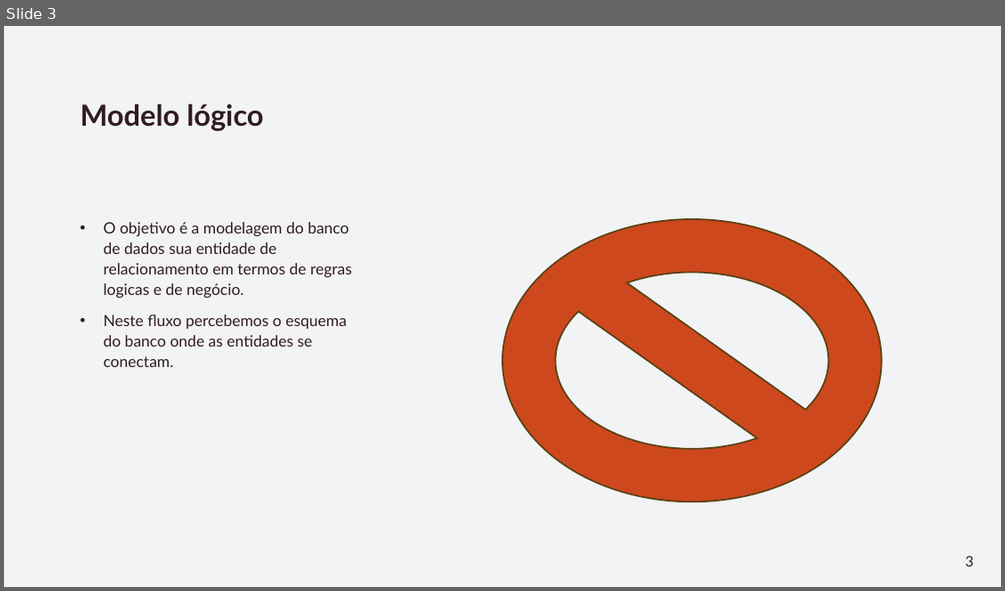
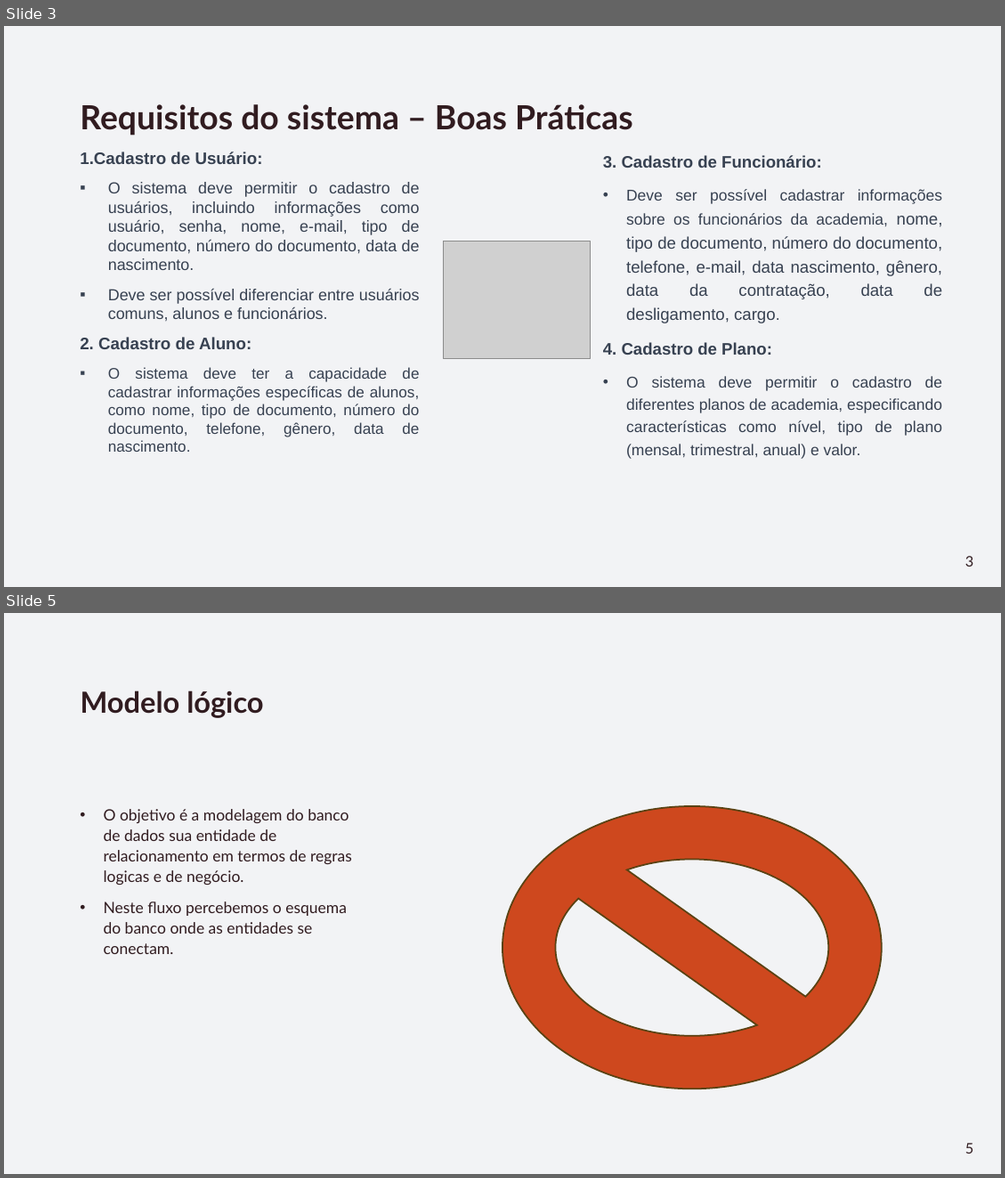
Before and after one commit to eder-ferreira/academia, a slide deck: Documentos/Apresentação -Gestão de Academia.pptx. Shown one above the other, each under a label of ours: slide 3 before the commit, slides 3 and 5 after it; the slides between them are not shown. The pictures are 1005x591 and 1005x1178 pixels, drawn with LibreOffice and Linux fonts; fonts in the diff are those of the drawing; grey boxes stand for pictures. Boxes give left, top, right and bottom in pixels: in the first picture for what was removed or moved away, otherwise in the second. Text is boxed around its words. In the diff, an @@ line names an element or a change of style, - is before the commit and + after.

Commit message:
- Atualização da Apresentação -Gestão de Academia.pptx

```diff
--- a/Documentos/Apresentação -Gestão de Academia.pptx
+++ b/Documentos/Apresentação -Gestão de Academia.pptx
@@ slide 3 added at (4, 26, 1001, 587), background #FFFFFF; not listed: 1 template element that a slide beside it also shows @@
@@ title added at (80, 104, 633, 135), 32 pt, text #311C20, bold @@
+Requisitos do sistema – Boas Práticas
@@ text added at (80, 151, 420, 451), 15.4 pt, text #374151 @@
+1. Cadastro de Usuário:
+▪ O sistema deve permitir o cadastro de usuários, incluindo informações como usuário, senha, nome, e-mail, tipo de documento, número do documento, data de nascimento.
+▪ Deve ser possível diferenciar entre usuários comuns, alunos e funcionários.
+2. Cadastro de Aluno:
+▪ O sistema deve ter a capacidade de cadastrar informações específicas de alunos, como nome, tipo de documento, número do documento, telefone, gênero, data de nascimento.
@@ text added at (603, 155, 943, 459), 15 pt, text #374151 @@
+3. Cadastro de Funcionário:
+• Deve ser possível cadastrar informações sobre os funcionários da academia, nome, tipo de documento, número do documento, telefone, e-mail, data nascimento, gênero, data da contratação, data de desligamento, cargo.
+4. Cadastro de Plano:
+• O sistema deve permitir o cadastro de diferentes planos de academia, especificando características como nível, tipo de plano (mensal, trimestral, anual) e valor.
@@ picture added at (443, 240, 591, 359) @@
@@ page number added at (965, 556, 973, 566), 14 pt, text #311C20 @@
+3
@@ what was slide 3 is now slide 5 @@
@@ page number at (965, 1143, 973, 1153): text changed @@
-3
+5
```
Also in this commit, not shown: 3 slides changed, 1 other slide added.
